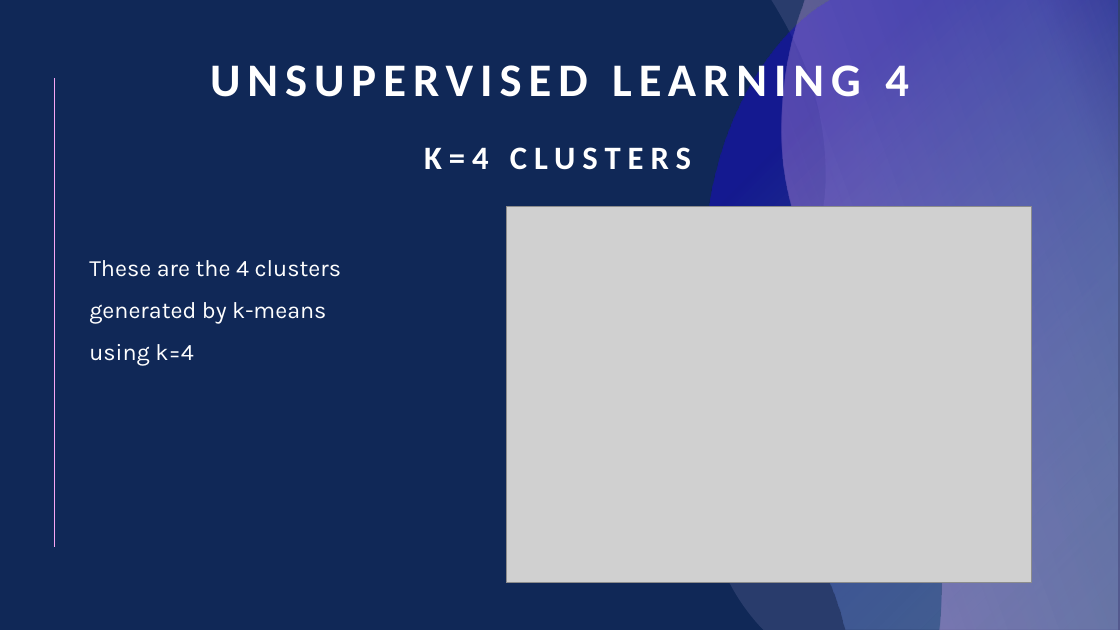
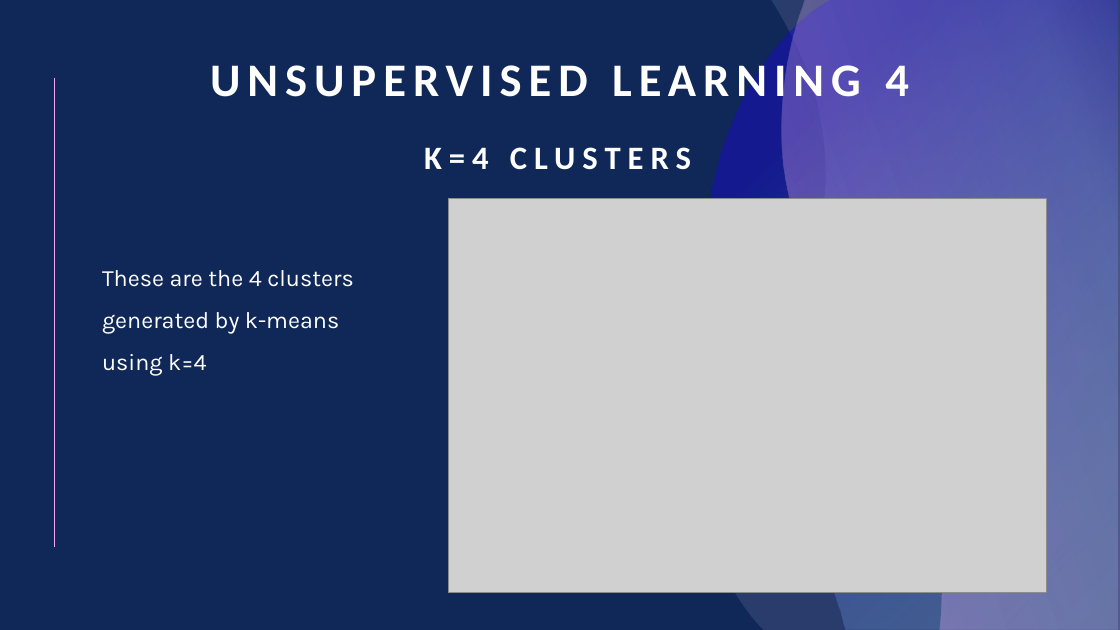
Before and after one commit to liuYousefKahwaji/CSCI441Project, a slide deck: slide 16 of CSCI441 Project Presentation.pptx. Drawn at 1120x630 pixels with LibreOffice and Linux fonts; fonts in the diff are those of the drawing; grey boxes stand for pictures. Boxes give left, top, right and bottom in pixels: in the first picture for what was removed or moved away, otherwise in the second. Text is boxed around its words. In the diff, an @@ line names an element or a change of style, - is before the commit and + after.

```diff
--- a/CSCI441 Project Presentation.pptx
+++ b/CSCI441 Project Presentation.pptx
@@ picture: place and size @@
-picture at [506,206,1031,582]
+picture at [449,198,1047,593]
@@ text "These are the 4 clusters ...": place and size @@
-text "These are the 4 clusters ..." at [89,260,341,366]
+text "These are the 4 clusters ..." at [102,270,353,375]
```
Also in this commit, not shown: 4 other slides changed.
